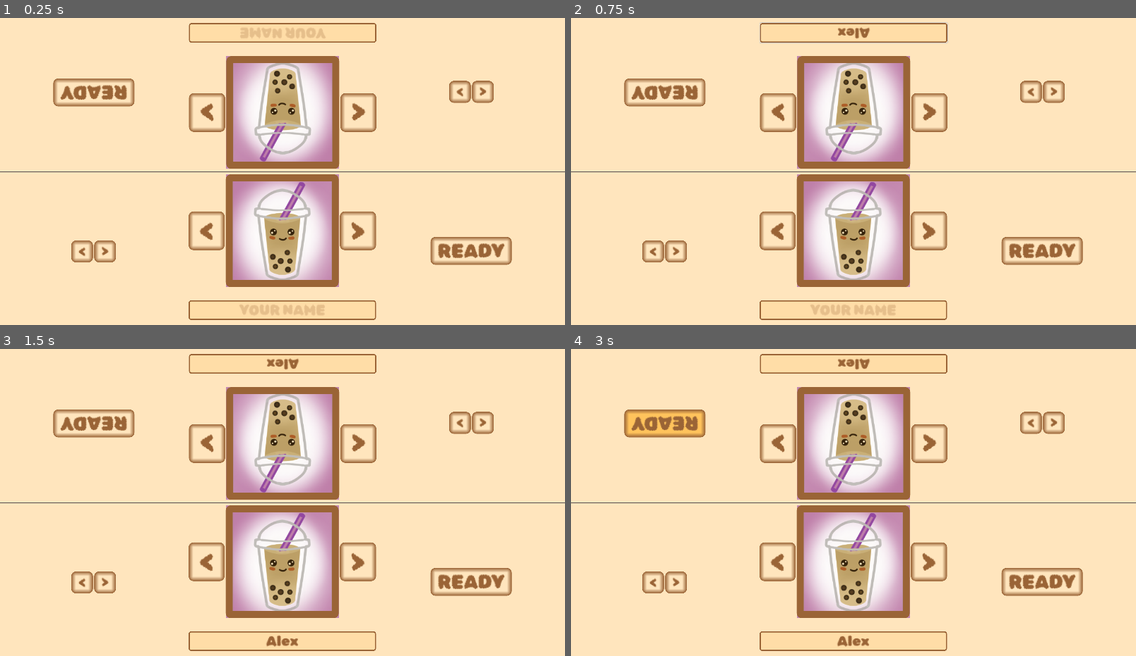
Above: before the commit, frames 1-4 (two rows, left to right).
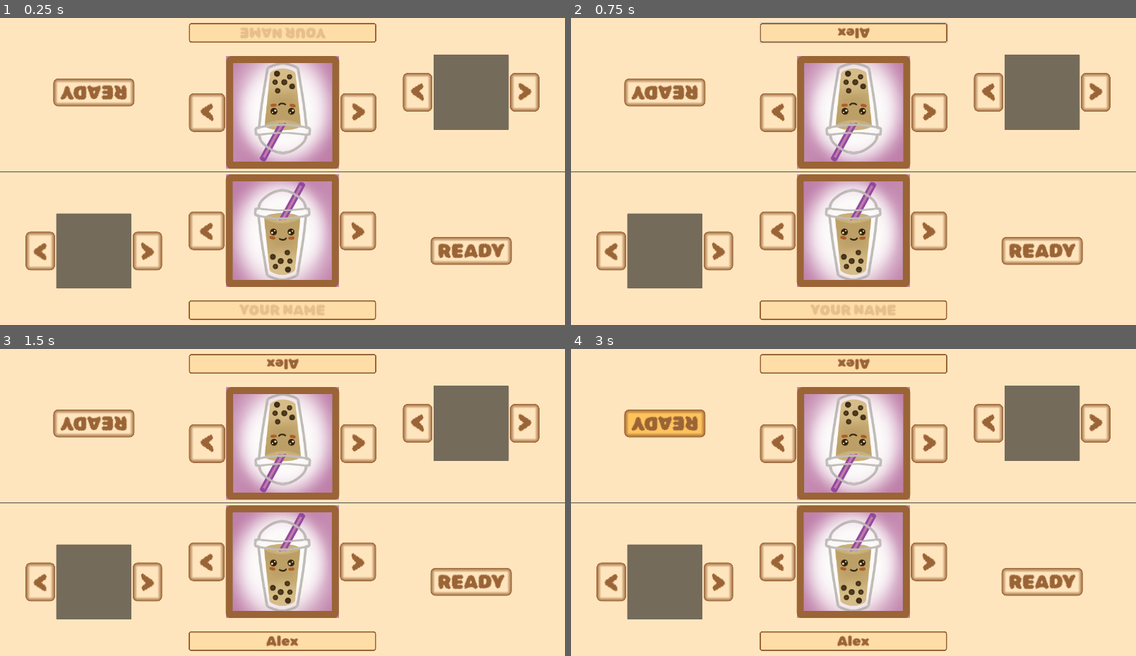
Above: after the commit, the same moments.

Repository: ElQDuck/guinea-piggies
Game: Godot game, scene res://scenes/profile_setup.tscn
Same seed, same stepped clock (60 frames per second), same inputs: the game is played once before the commit and once after it. This scene is started directly instead of the project's main scene.
Inputs (mouse positions are in pixels of both pictures, inside the frame that each line leads up to):
- Up to frame 1 (0.25 s): no input
- Up to frame 2 (0.75 s): click (853, 33) at 0.52 s; type "Alex" at 0.6 s
- Up to frame 3 (1.5 s): click (282, 640) at 0.75 s; type "Alex" at 0.83 s; click "<" at 1.25 s
- Up to frame 4 (3 s): click ">" at 2 s; click "READY" at 2.75 s

The runs differ from the first frame. In frame 1, 7.9% of the frame differs, in the area x 4-96%, y 11-89%; in frame 2, 7.9%; in frame 3, 7.9%; in frame 4, 7.9%.

Commit message:
feat: add color preview

Diff:
--- a/scenes/profile_setup_player.tscn
+++ b/scenes/profile_setup_player.tscn
@@ -6,8 +6,9 @@
 [sub_resource type="StyleBoxFlat" id="StyleBoxFlat_l16hv"]
 bg_color = Color(1, 0.898039, 0.741176, 1)
 
-[sub_resource type="StyleBoxFlat" id="StyleBoxFlat_ogjx2"]
-bg_color = Color(0.6, 0.6, 0.6, 0)
+[sub_resource type="StyleBoxEmpty" id="StyleBoxEmpty_6s2dm"]
+
+[sub_resource type="StyleBoxEmpty" id="StyleBoxEmpty_wsfry"]
 
 [sub_resource type="StyleBoxFlat" id="StyleBoxFlat_7befl"]
 bg_color = Color(0.6, 0.6, 0.6, 0)
@@ -51,29 +52,45 @@
 grow_horizontal = 2
 grow_vertical = 2
 
-[node name="Selectors" type="VBoxContainer" parent="Panel/HBoxContainer"]
+[node name="ColorSelector" type="Panel" parent="Panel/HBoxContainer"]
 layout_mode = 2
-size_flags_horizontal = 6
+size_flags_horizontal = 3
+theme_override_styles/panel = SubResource("StyleBoxEmpty_6s2dm")
+
+[node name="HBoxContainerColor" type="HBoxContainer" parent="Panel/HBoxContainer/ColorSelector"]
+layout_mode = 1
+anchors_preset = 8
+anchor_left = 0.5
+anchor_top = 0.5
+anchor_right = 0.5
+anchor_bottom = 0.5
+offset_left = -102.0
+offset_top = -65.0
+offset_right = 102.0
+offset_bottom = 65.0
+grow_horizontal = 2
+grow_vertical = 2
+
+[node name="LeftButton" type="Button" parent="Panel/HBoxContainer/ColorSelector/HBoxContainerColor"]
+layout_mode = 2
 size_flags_vertical = 4
+theme_override_font_sizes/font_size = 96
+text = "<"
 
-[node name="HBoxContainerAvatar" type="HBoxContainer" parent="Panel/HBoxContainer/Selectors"]
+[node name="ColorPreview" type="Panel" parent="Panel/HBoxContainer/ColorSelector/HBoxContainerColor"]
+custom_minimum_size = Vector2(256, 256)
 layout_mode = 2
 
-[node name="HBoxContainerColor" type="HBoxContainer" parent="Panel/HBoxContainer/Selectors"]
+[node name="RightButton" type="Button" parent="Panel/HBoxContainer/ColorSelector/HBoxContainerColor"]
 layout_mode = 2
-
-[node name="LeftButton" type="Button" parent="Panel/HBoxContainer/Selectors/HBoxContainerColor"]
-layout_mode = 2
-text = "<"
-
-[node name="RightButton" type="Button" parent="Panel/HBoxContainer/Selectors/HBoxContainerColor"]
-layout_mode = 2
+size_flags_vertical = 4
+theme_override_font_sizes/font_size = 96
 text = ">"
 
 [node name="Profile" type="Panel" parent="Panel/HBoxContainer"]
 layout_mode = 2
 size_flags_horizontal = 3
-theme_override_styles/panel = SubResource("StyleBoxFlat_ogjx2")
+theme_override_styles/panel = SubResource("StyleBoxEmpty_wsfry")
 
 [node name="VBoxContainer" type="VBoxContainer" parent="Panel/HBoxContainer/Profile"]
 layout_mode = 1
Not shown: 1 places in scenes/profile_setup_player.tscn that only renumber resources
